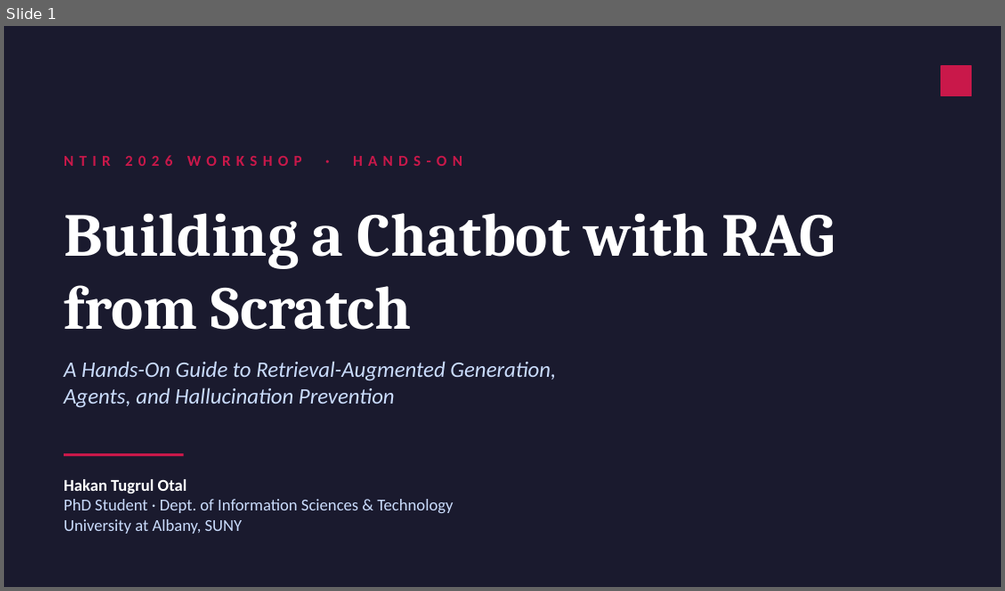
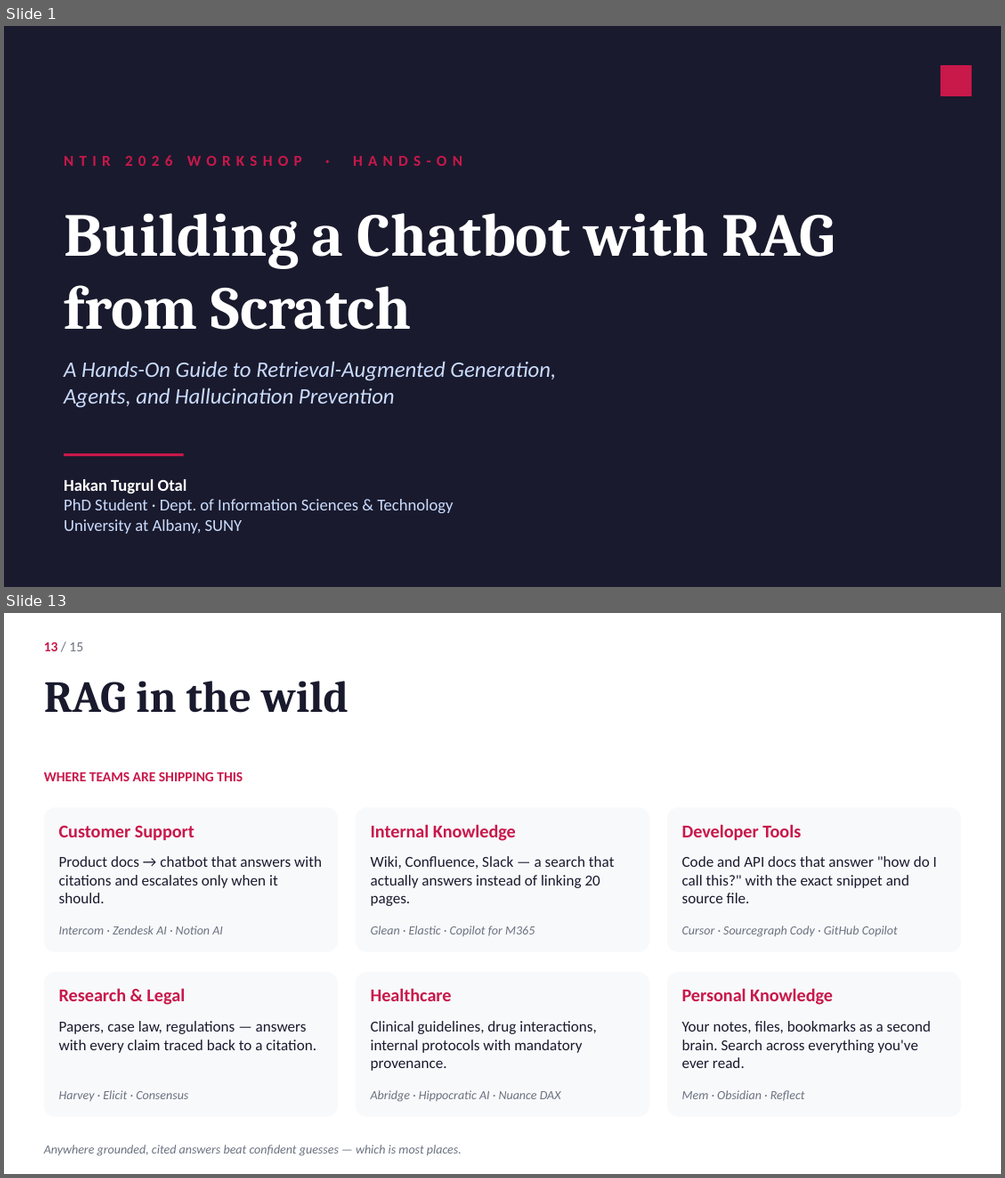
Before and after one commit to hakanotal/workshop-rag-chatbot, a slide deck: workshop_slides.pptx. Shown one above the other, each under a label of ours: slide 1 before the commit, slides 1 and 13 after it; the slides between them are not shown. The pictures are 1005x591 and 1005x1178 pixels, drawn with LibreOffice and Linux fonts; fonts in the diff are those of the drawing. Boxes give left, top, right and bottom in pixels: in the first picture for what was removed or moved away, otherwise in the second. Text is boxed around its words. In the diff, an @@ line names an element or a change of style, - is before the commit and + after.

```diff
--- a/workshop_slides.pptx
+++ b/workshop_slides.pptx
@@ slide 13 added at (x1=4, y1=613, x2=1001, y2=1174), background #FFFFFF @@
@@ text added at (x1=44, y1=642, x2=83, y2=651), 10 pt, text #6B7280 @@
+13 / 15
@@ text added at (x1=44, y1=681, x2=348, y2=713), 32 pt, text #1A1A2E, bold @@
+RAG in the wild
@@ text added at (x1=44, y1=771, x2=243, y2=781), 10 pt, text #C9184A, bold @@
+WHERE TEAMS ARE SHIPPING THIS
@@ rounded rectangle added at (x1=44, y1=807, x2=338, y2=952), fill #F8F9FB @@
@@ text added at (x1=59, y1=825, x2=194, y2=840), 13 pt, text #C9184A, bold @@
+Customer Support
@@ rounded rectangle added at (x1=355, y1=807, x2=649, y2=952), fill #F8F9FB @@
@@ text added at (x1=371, y1=824, x2=516, y2=841), 13 pt, text #C9184A, bold @@
+Internal Knowledge
@@ rounded rectangle added at (x1=667, y1=807, x2=961, y2=952), fill #F8F9FB @@
@@ text added at (x1=682, y1=824, x2=801, y2=840), 13 pt, text #C9184A, bold @@
+Developer Tools
@@ text added at (x1=59, y1=856, x2=322, y2=903), 11 pt, text #1A1A2E @@
+Product docs → chatbot that answers with citations and escalates only when it should.
@@ text added at (x1=371, y1=856, x2=615, y2=906), 11 pt, text #1A1A2E @@
+Wiki, Confluence, Slack — a search that actually answers instead of linking 20 pages.
@@ text added at (x1=682, y1=856, x2=937, y2=903), 11 pt, text #1A1A2E @@
+Code and API docs that answer "how do I call this?" with the exact snippet and source file.
@@ text added at (x1=59, y1=925, x2=223, y2=934), 9 pt, text #6B7280, italic @@
+Intercom · Zendesk AI · Notion AI
@@ text added at (x1=371, y1=925, x2=534, y2=936), 9 pt, text #6B7280, italic @@
+Glean · Elastic · Copilot for M365
@@ text added at (x1=682, y1=925, x2=898, y2=937), 9 pt, text #6B7280, italic @@
+Cursor · Sourcegraph Cody · GitHub Copilot
@@ rounded rectangle added at (x1=44, y1=972, x2=338, y2=1117), fill #F8F9FB @@
@@ rounded rectangle added at (x1=355, y1=972, x2=649, y2=1117), fill #F8F9FB @@
@@ rounded rectangle added at (x1=667, y1=972, x2=961, y2=1117), fill #F8F9FB @@
@@ text added at (x1=59, y1=988, x2=185, y2=1005), 13 pt, text #C9184A, bold @@
+Research & Legal
@@ text added at (x1=371, y1=988, x2=452, y2=1001), 13 pt, text #C9184A, bold @@
+Healthcare
@@ text added at (x1=682, y1=988, x2=833, y2=1005), 13 pt, text #C9184A, bold @@
+Personal Knowledge
@@ text added at (x1=59, y1=1021, x2=316, y2=1053), 11 pt, text #1A1A2E @@
+Papers, case law, regulations — answers with every claim traced back to a citation.
@@ text added at (x1=371, y1=1021, x2=597, y2=1070), 11 pt, text #1A1A2E @@
+Clinical guidelines, drug interactions, internal protocols with mandatory provenance.
@@ text added at (x1=682, y1=1021, x2=930, y2=1068), 11 pt, text #1A1A2E @@
+Your notes, files, bookmarks as a second brain. Search across everything you've ever read.
@@ text added at (x1=59, y1=1090, x2=188, y2=1101), 9 pt, text #6B7280, italic @@
+Harvey · Elicit · Consensus
@@ text added at (x1=371, y1=1090, x2=561, y2=1102), 9 pt, text #6B7280, italic @@
+Abridge · Hippocratic AI · Nuance DAX
@@ text added at (x1=682, y1=1090, x2=805, y2=1101), 9 pt, text #6B7280, italic @@
+Mem · Obsidian · Reflect
@@ text added at (x1=44, y1=1144, x2=461, y2=1156), 9 pt, text #6B7280, italic @@
+Anywhere grounded, cited answers beat confident guesses — which is most places.
```
Also in this commit, not shown: 11 slides changed, 2 other slides added, 1 other file.
